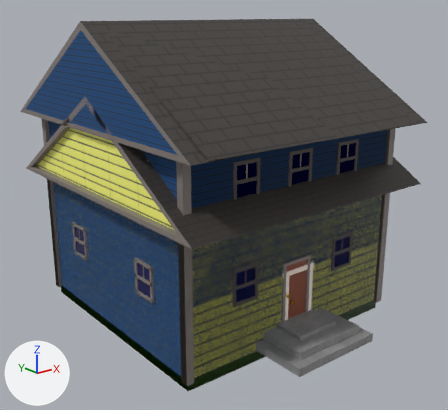
Two versions of the glTF model common/game/tilesets/suburban_neighborhood/walls/wall_tiles.glb, one commit apart.
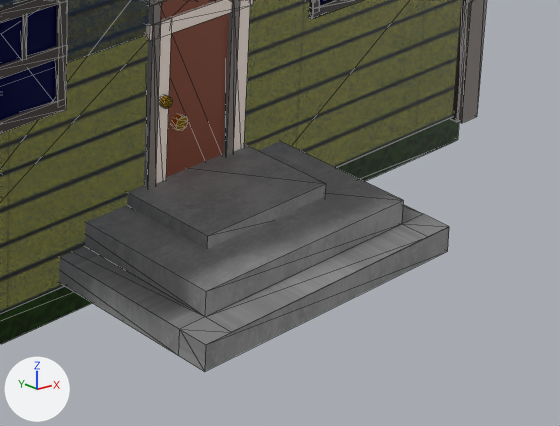
Old and new are each drawn whole from a 50 mm camera at (-12.37, -16.02, 9.57) aimed at (-0.12, -0.71, 3.45) and again close up on the part from 53% to 91% of the width and 65% to 96% of the height. The axes (+X, +Y, +Z) are drawn at lower left. The lights are the same throughout. The close-ups show mesh edges as thin lines. Objects named as collision shapes, trigger or cutter boxes, shadow casters or lower levels of detail are left out. Where no turn or scale is listed for an object, it has been applied to the vertices. Vertices at the same position are counted once.

Names of what the first close-up shows: 'house_half_01', 'house_half_02', 'house_small', 'wall_inner_post', 'wall_outer_edge'.
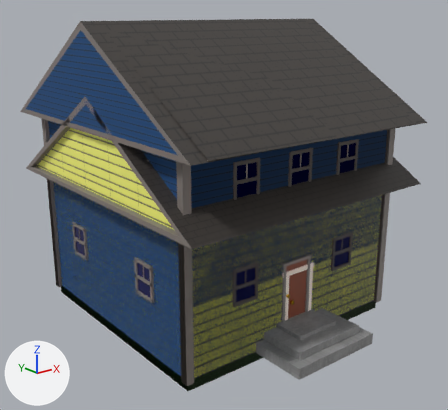
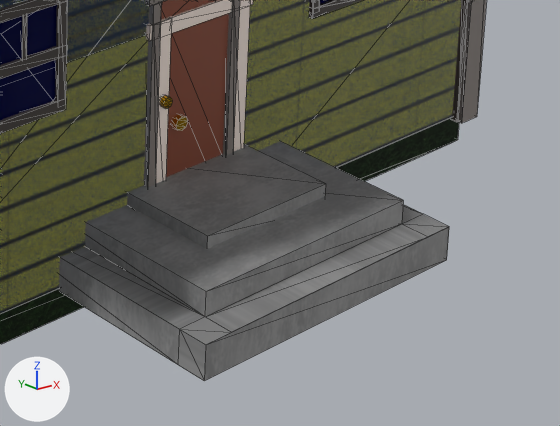
The change, as JSON lines over the scene's bpy script:
```json
{"op": "add", "block": "img_grassy_grass", "code": ["img_grassy_grass = load_image('grassy_grass', '_unpacked/grassy_grass', 256, 256, 'sRGB')"]}
{"op": "set", "path": "mat_grass.texture", "old": "img_grass_texture_new", "new": "img_grassy_grass"}
{"op": "set", "path": "mat_grass.roughness", "old": "0.5", "new": "0.8"}
{"block": "me_cube_149", "where": "me_cube_149.from_pydata(...)  # 670 vertices, 862 faces; spans x -4.0..4.51, y -5.79..5.0, z -0.03..9.3"}
{"block": "me_cube_149", "where": "# used by ob_house_half_02; location = (0.0, 0.0, 0.0)"}
{"block": "me_cube_149", "change": "me_cube_149 part 1: all 2 vertices in x -1.55, y -5.79..-5.49, z 0.06 are moved by (0.0, 0.0, -0.09)"}
{"block": "me_cube_149", "change": "me_cube_149 part 2: all 2 vertices in x 1.55, y -5.79..-5.49, z 0.06 are moved by (0.0, 0.0, -0.09)"}
{"block": "me_cube_149", "change": "me_cube_149 part 3: the 1 vertex in x -1.55, y -2.51, z 0.06 is moved by (0.0, 0.0, 0.25)"}
{"block": "me_cube_149", "change": "me_cube_149 part 4: the 1 vertex in x -1.55, y -2.51, z 0.31 is moved by (0.3, 0.0, 0.0)"}
```

Boxes (x1, y1, x2, y2) around the edits, measured in the close-ups (560 x 426 px; the box of a moved part takes in the faces that stretch with it):
```json
{"object": "house_half_02", "change": "reshaped", "before": [0, 0, 487, 372], "after": [0, 0, 487, 381]}
{"object": "wall_outer_edge", "change": "surface changed", "before": [0, 117, 459, 339], "after": [0, 117, 459, 339]}
{"object": "wall_inner_post", "change": "surface changed", "before": [0, 142, 452, 339], "after": [0, 142, 452, 339]}
{"part": 1, "of": "me_cube_149", "change": "moved or reshaped", "before": [179, 330, 206, 372], "after": [178, 330, 206, 381]}
{"part": 2, "of": "me_cube_149", "change": "moved or reshaped", "before": [205, 227, 449, 371], "after": [204, 227, 449, 381]}
{"part": 3, "of": "me_cube_149", "change": "moved or reshaped", "after": [59, 252, 205, 365], "on screen": "not visible before"}
{"part": 4, "of": "me_cube_149", "change": "moved or reshaped", "before": [59, 247, 205, 356], "after": [73, 234, 202, 315]}
```
